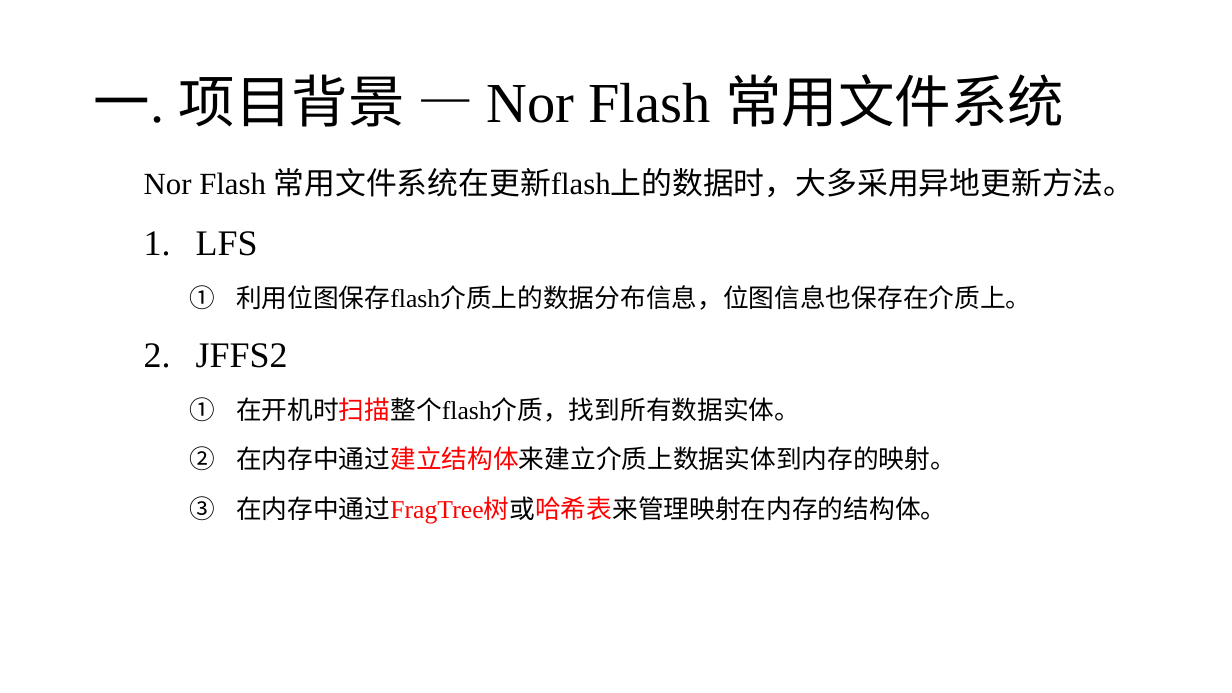
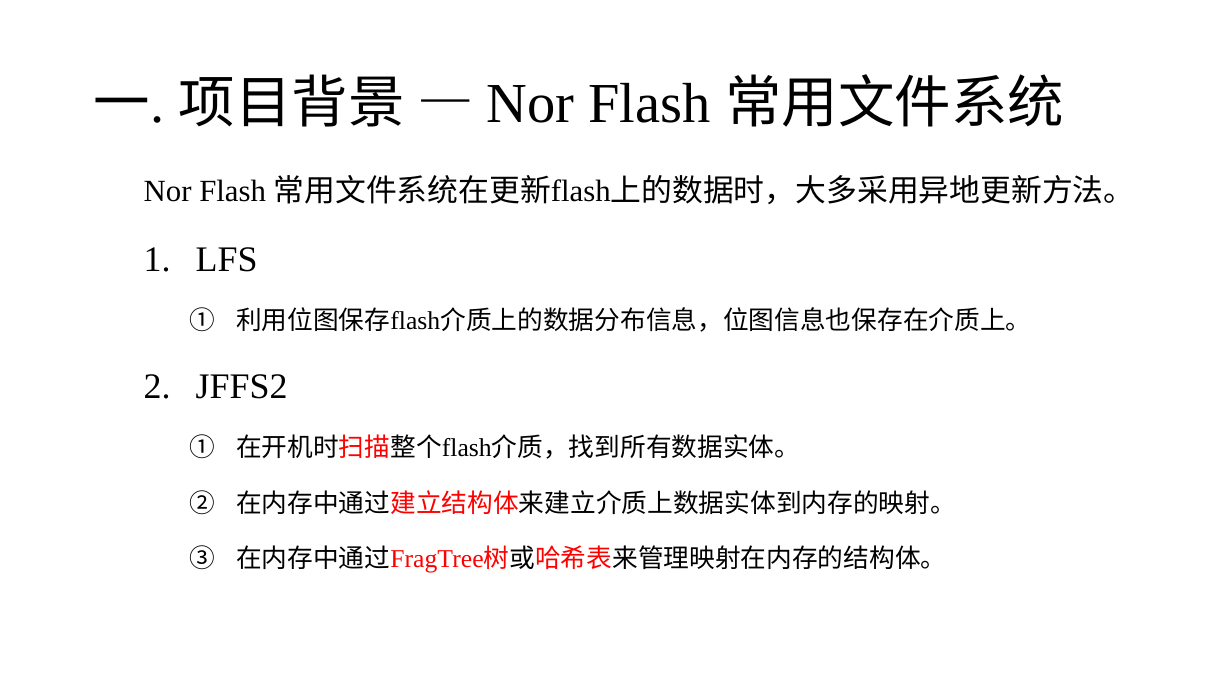
Before and after one commit to Hoit-23o2/HoitOS, a slide deck: slide 4 of Records/Files/PPT/hoitfs-middle-stage-presentation.pptx. Drawn at 1232x693 pixels with LibreOffice and Linux fonts; fonts in the diff are those of the drawing. Boxes give left, top, right and bottom in pixels: in the first picture for what was removed or moved away, otherwise in the second. Text is boxed around its words. In the diff, an @@ line names an element or a change of style, - is before the commit and + after.

```diff
--- a/Records/Files/PPT/hoitfs-middle-stage-presentation.pptx
+++ b/Records/Files/PPT/hoitfs-middle-stage-presentation.pptx
@@ text "Nor Flash 常用文件系统在更新flash上的数据时，大多采用异地更新方法。" at <box>144,175,1135,573</box>: line spacing 1.3 to 1.5; line spacing 1.4 to 1.6 @@
```
Also in this commit, not shown: 2 other slides changed, 7 other files.
